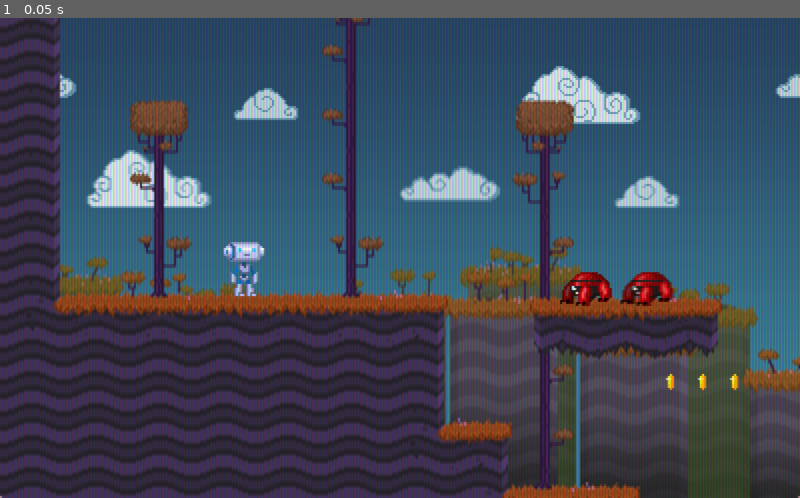
Above: before the commit, frame 1.
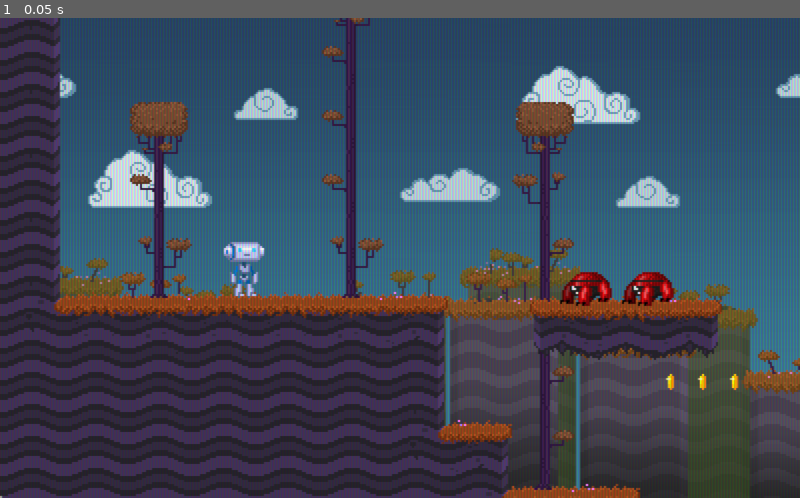
Above: after the commit, the same moment.

Repository: AaronWizard/CRTScreenShader
Game: Godot game, scene res://main.tscn
Two runs of this game, one before a commit and one after it. Both use one fixed random seed, a clock stepped at 60 frames per second and the inputs below.
Inputs:
- Up to frame 1 (0.05 s): no input

The runs differ from the first frame. In frame 1, 2.7% of the frame differs, in the area x 0-100%, y 0-100%.

Commit message:
Tweaked images

Diff:
--- a/project.godot
+++ b/project.godot
@@ -16,8 +16,10 @@
 
 [display]
 
-window/size/width=800
-window/size/height=480
+window/size/width=400
+window/size/height=240
+window/size/test_width=1200
+window/size/test_height=720
 window/stretch/mode="2d"
 window/stretch/aspect="keep"
 
Binary file changed: docs/screenshot.png
Binary file changed: icon.png
Not shown, changed: icon.png.import
Binary file changed: platformer.png
Not shown, changed: platformer.png.import
Not shown, changed: .gitignore
